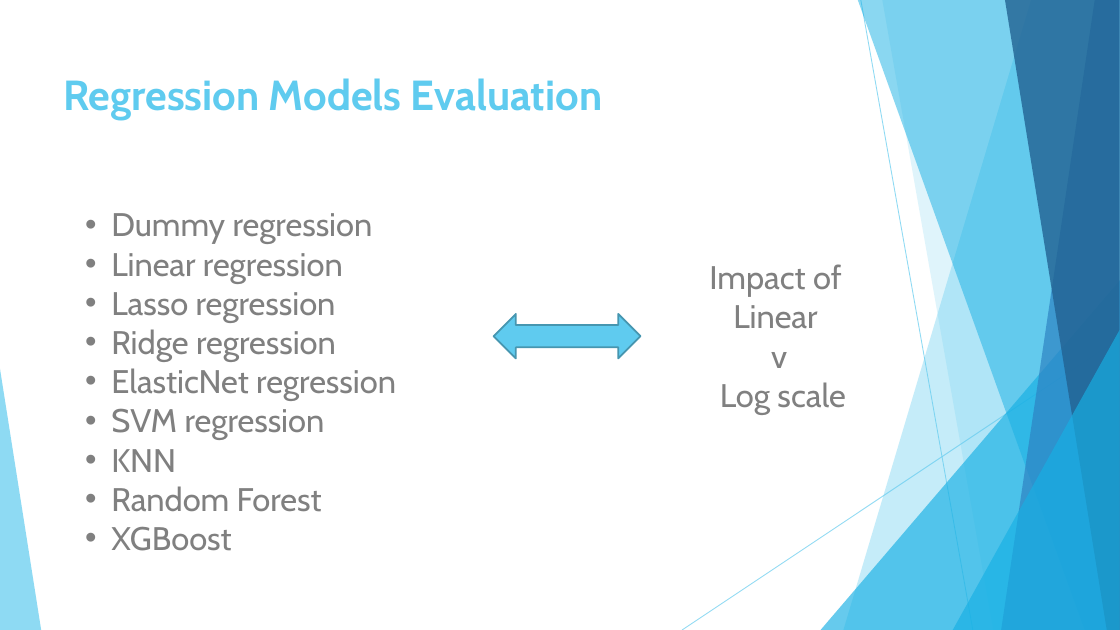
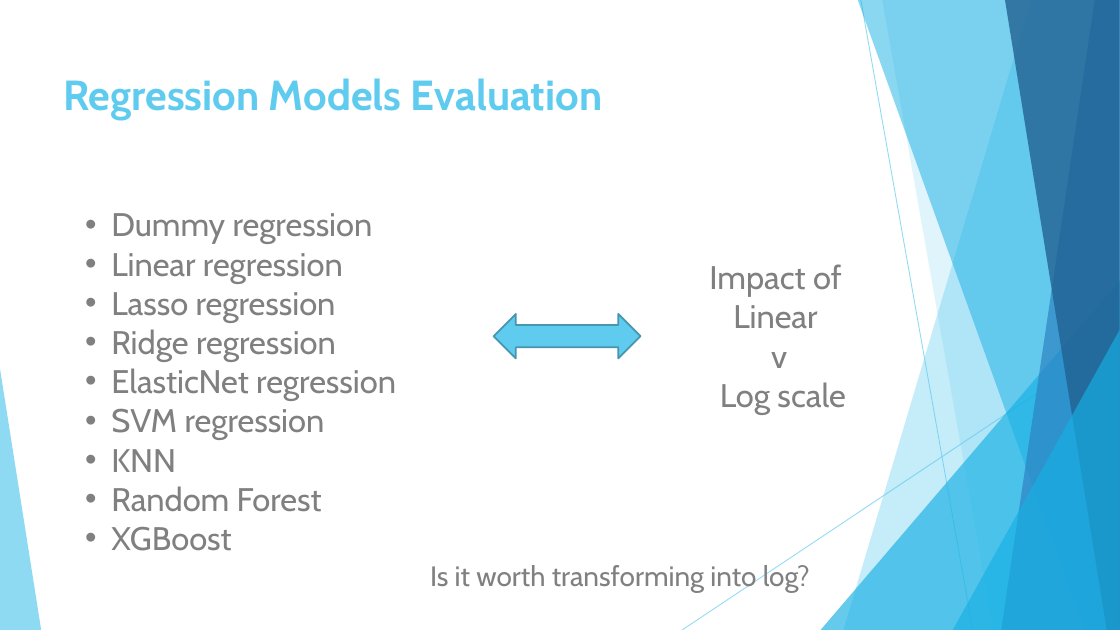
Before and after one commit to hike7o/SL-OC-projects, a slide deck: slide 13 of P4/Pelec_03_presentation.pptx (slide 10 before the commit). Drawn at 1120x630 pixels with LibreOffice and Linux fonts; fonts in the diff are those of the drawing. Boxes give left, top, right and bottom in pixels: in the first picture for what was removed or moved away, otherwise in the second. Text is boxed around its words. In the diff, an @@ line names an element or a change of style, - is before the commit and + after.

```diff
--- a/P4/Pelec_03_presentation.pptx
+++ b/P4/Pelec_03_presentation.pptx
@@ text added at box(430, 563, 810, 593), 24 pt, text #808080 @@
+Is it worth transforming into log?
```
Also in this commit, not shown: 10 other slides changed, 8 slides added, 3 slides removed, 8 other files.
